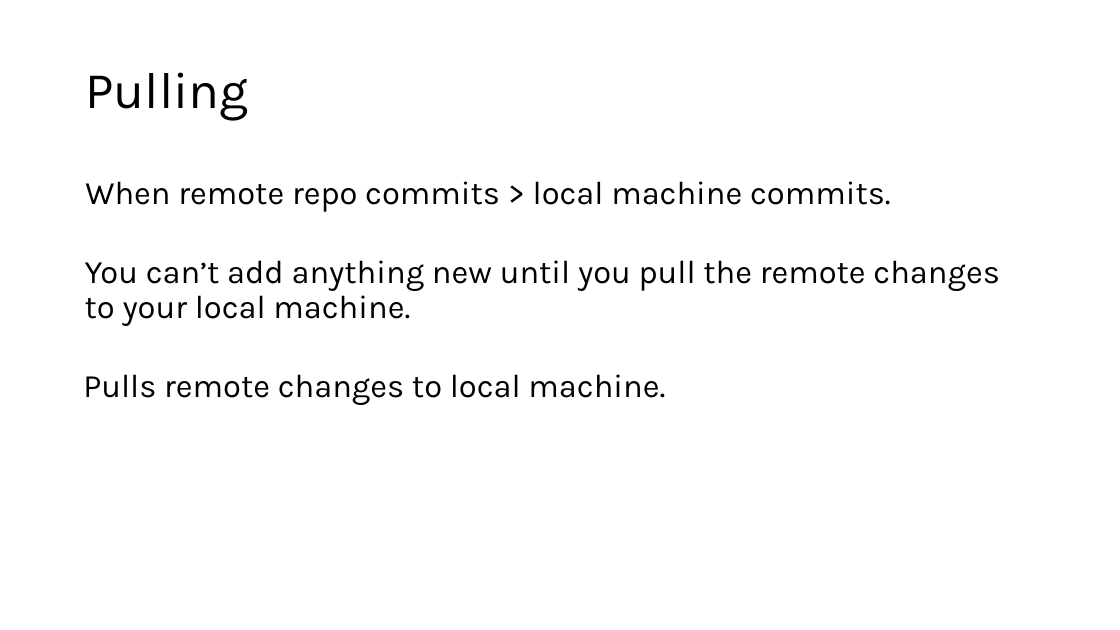
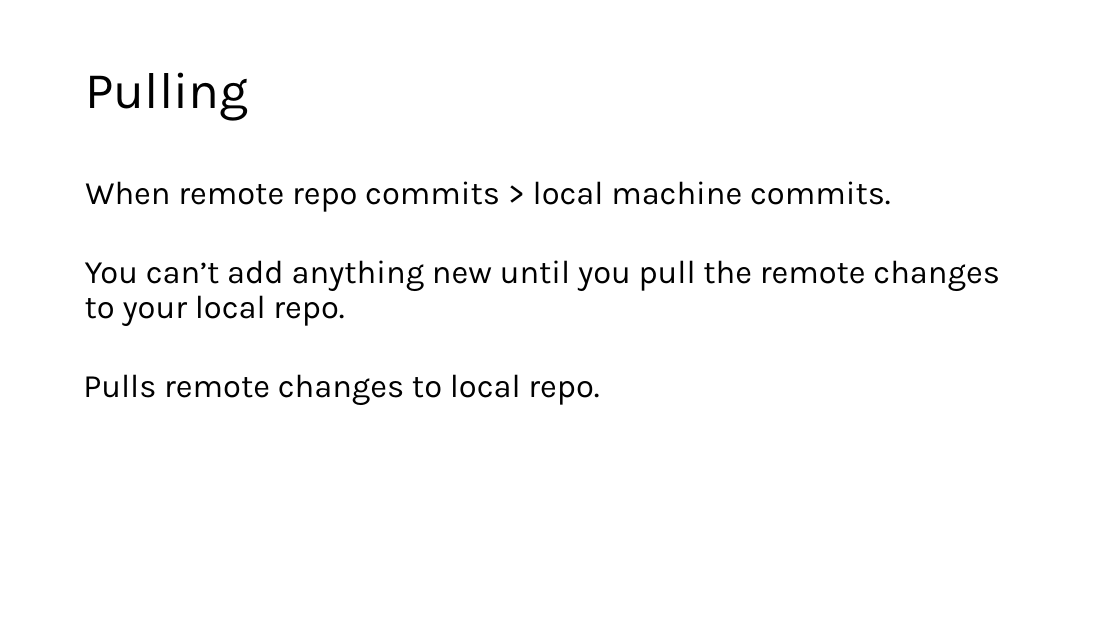
Before and after one commit to theycallmemac/talks, a slide deck: slide 22 of Git/Intro-To-Git/Git.pptx (slide 21 before the commit). Drawn at 1120x630 pixels with LibreOffice and Linux fonts; fonts in the diff are those of the drawing; background and template pictures are left out. Boxes give left, top, right and bottom in pixels: in the first picture for what was removed or moved away, otherwise in the second. Text is boxed around its words. In the diff, an @@ line names an element or a change of style, - is before the commit and + after.

```diff
--- a/Git/Intro-To-Git/Git.pptx
+++ b/Git/Intro-To-Git/Git.pptx
@@ text at (85,260,999,326): text changed @@
-You can’t add anything new until you pull the remote changes to your local machine.
+You can’t add anything new until you pull the remote changes to your local repo.
@@ text at (83,374,599,405): text changed @@
-Pulls remote changes to local machine.
+Pulls remote changes to local repo.
```
Also in this commit, not shown: 11 other slides changed, 4 slides added, 2 slides removed, 10 other files.
